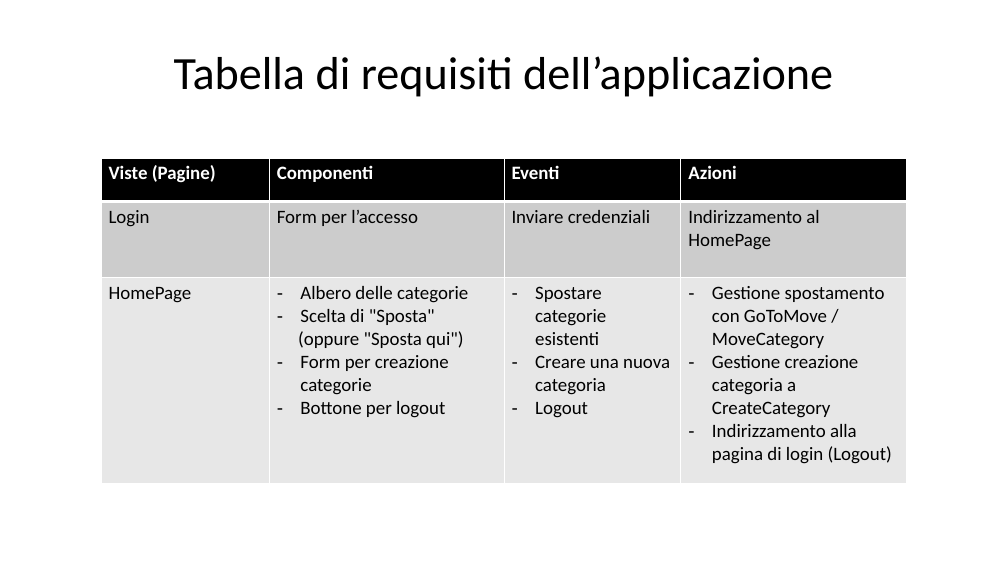
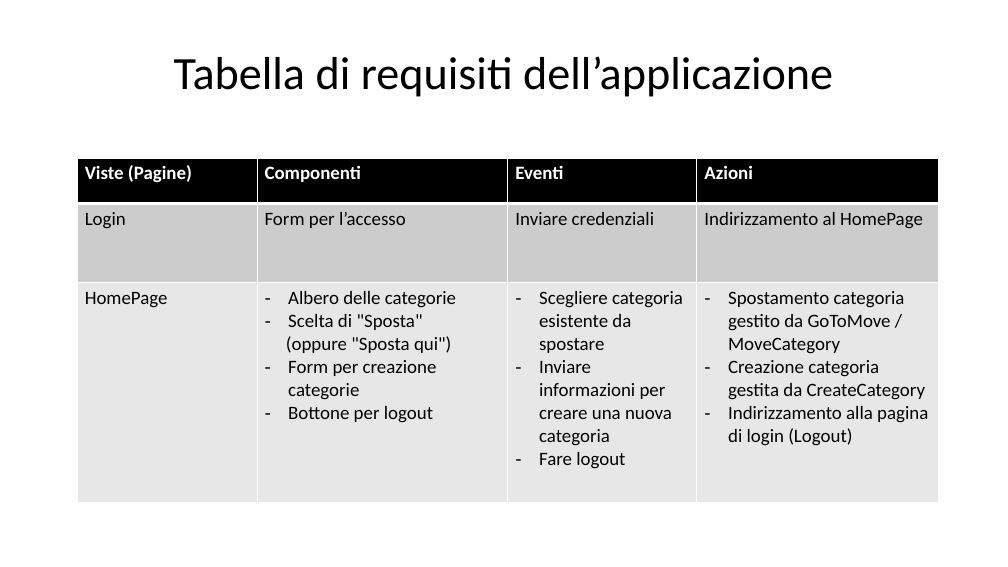
Before and after one commit to Trixyz28/TIW-ImgCatalog, a slide deck: slide 11 of Documents/ImgCatalog.pptx. Drawn at 1008x567 pixels with LibreOffice and Linux fonts; fonts in the diff are those of the drawing. Boxes give left, top, right and bottom in pixels: in the first picture for what was removed or moved away, otherwise in the second. Text is boxed around its words. In the diff, an @@ line names an element or a change of style, - is before the commit and + after.

```diff
--- a/Documents/ImgCatalog.pptx
+++ b/Documents/ImgCatalog.pptx
@@ table at <box>77,158,939,503</box> @@
-row 3, column 3: Spostare categorie esistenti / Creare una nuova categoria / Logout
+row 3, column 3: Scegliere categoria esistente da spostare / Inviare informazioni per creare una nuova categoria / Fare logout
-row 3, column 4: Gestione spostamento con GoToMove / MoveCategory / Gestione creazione categoria a CreateCategory / Indirizzamento alla pagina di login (Logout)
+row 3, column 4: Spostamento categoria gestito da GoToMove / MoveCategory / Creazione categoria gestita da CreateCategory / Indirizzamento alla pagina di login (Logout)
@@ table: place and size @@
-table at <box>101,158,908,483</box>
+table at <box>77,158,939,503</box>
```
Also in this commit, not shown: 6 other slides changed, 2 other files.
